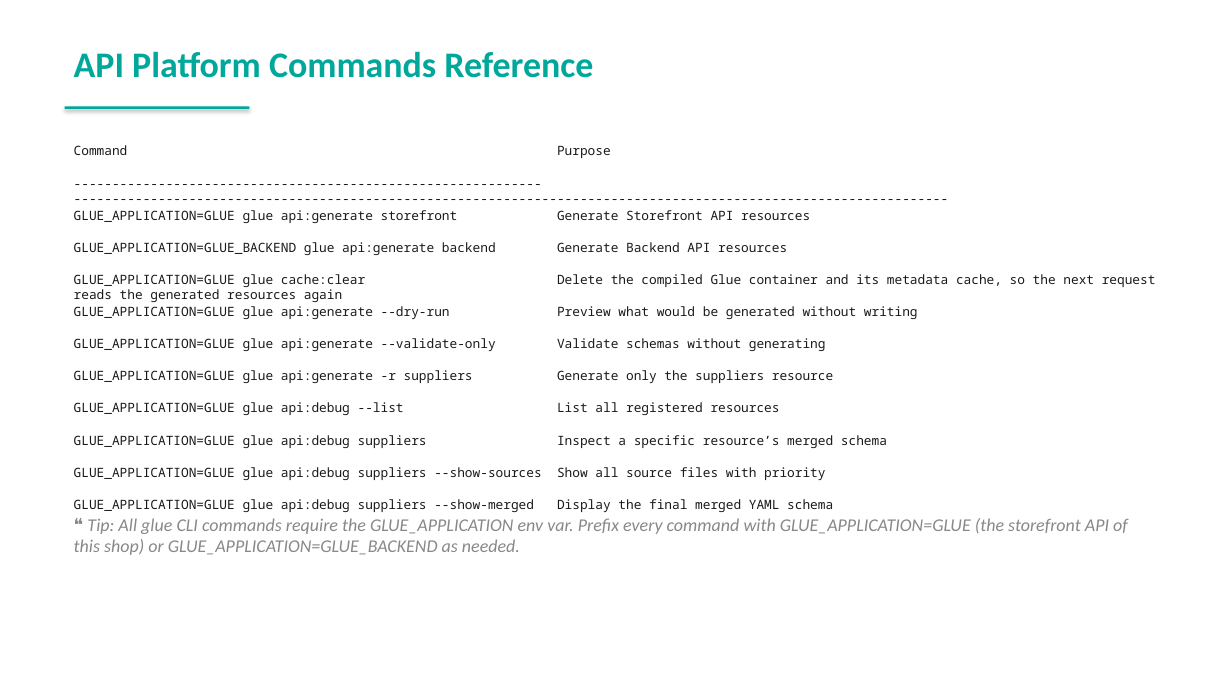
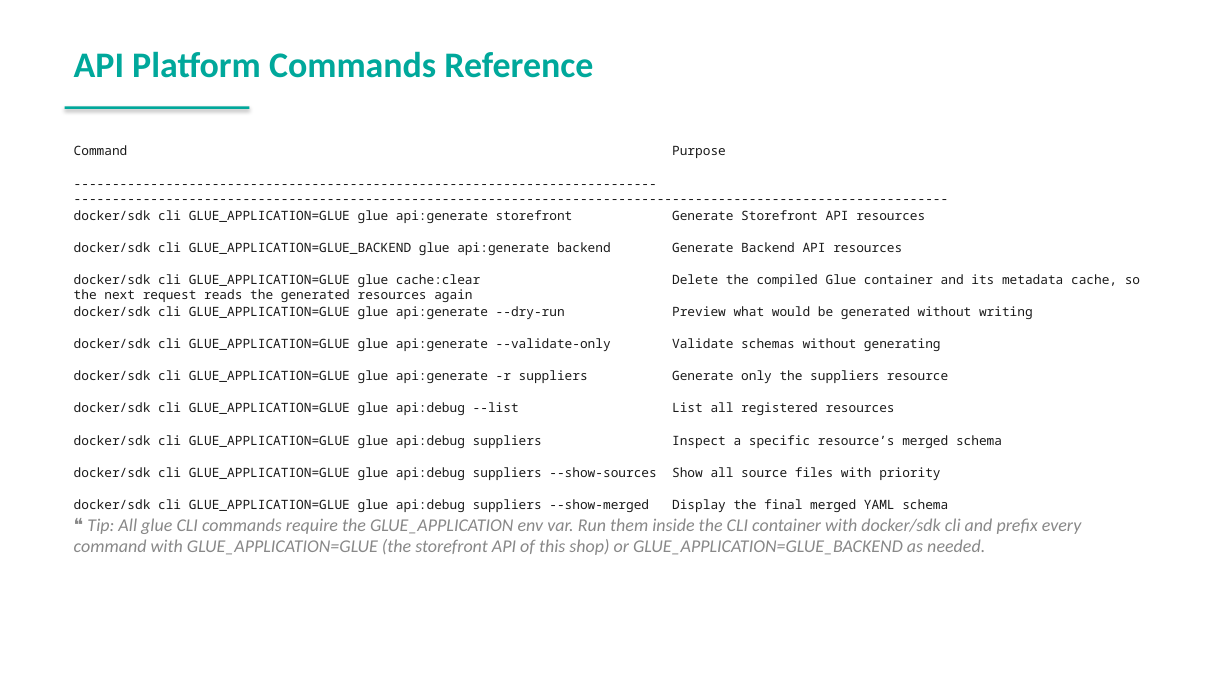
Before and after one commit to spryker-academy/instructor-exercises, a slide deck: slide 142 of guides-pptx/spryker-academy-professional.pptx. Drawn at 1232x693 pixels with LibreOffice and Linux fonts; fonts in the diff are those of the drawing. Boxes give left, top, right and bottom in pixels: in the first picture for what was removed or moved away, otherwise in the second. Text is boxed around its words. In the diff, an @@ line names an element or a change of style, - is before the commit and + after.

```diff
--- a/guides-pptx/spryker-academy-professional.pptx
+++ b/guides-pptx/spryker-academy-professional.pptx
@@ text at (74,210,1081,555): text changed @@
-------------------------------------------------------------- ------------------------------------------------------------------------------------------------------------------
-GLUE_APPLICATION=GLUE glue api:generate storefront Generate Storefront API resources
-GLUE_APPLICATION=GLUE_BACKEND glue api:generate backend Generate Backend API resources
-GLUE_APPLICATION=GLUE glue cache:clear Delete the compiled Glue container and its metadata cache, so the next request reads the generated resources again
-GLUE_APPLICATION=GLUE glue api:generate --dry-run Preview what would be generated without writing
-GLUE_APPLICATION=GLUE glue api:generate --validate-only Validate schemas without generating
-GLUE_APPLICATION=GLUE glue api:generate -r suppliers Generate only the suppliers resource
-GLUE_APPLICATION=GLUE glue api:debug --list List all registered resources
-GLUE_APPLICATION=GLUE glue api:debug suppliers Inspect a specific resource’s merged schema
-GLUE_APPLICATION=GLUE glue api:debug suppliers --show-sources Show all source files with priority
-GLUE_APPLICATION=GLUE glue api:debug suppliers --show-merged Display the final merged YAML schema
-❝ Tip: All glue CLI commands require the GLUE_APPLICATION env var. Prefix every command with GLUE_APPLICATION=GLUE (the storefront API of this shop) or GLUE_APPLICATION=GLUE_BACKEND as needed.
+---------------------------------------------------------------------------- ------------------------------------------------------------------------------------------------------------------
+docker/sdk cli GLUE_APPLICATION=GLUE glue api:generate storefront Generate Storefront API resources
+docker/sdk cli GLUE_APPLICATION=GLUE_BACKEND glue api:generate backend Generate Backend API resources
+docker/sdk cli GLUE_APPLICATION=GLUE glue cache:clear Delete the compiled Glue container and its metadata cache, so the next request reads the generated resources again
+docker/sdk cli GLUE_APPLICATION=GLUE glue api:generate --dry-run Preview what would be generated without writing
+docker/sdk cli GLUE_APPLICATION=GLUE glue api:generate --validate-only Validate schemas without generating
+docker/sdk cli GLUE_APPLICATION=GLUE glue api:generate -r suppliers Generate only the suppliers resource
+docker/sdk cli GLUE_APPLICATION=GLUE glue api:debug --list List all registered resources
+docker/sdk cli GLUE_APPLICATION=GLUE glue api:debug suppliers Inspect a specific resource’s merged schema
+docker/sdk cli GLUE_APPLICATION=GLUE glue api:debug suppliers --show-sources Show all source files with priority
+docker/sdk cli GLUE_APPLICATION=GLUE glue api:debug suppliers --show-merged Display the final merged YAML schema
+❝ Tip: All glue CLI commands require the GLUE_APPLICATION env var. Run them inside the CLI container with docker/sdk cli and prefix every command with GLUE_APPLICATION=GLUE (the storefront API of this shop) or GLUE_APPLICATION=GLUE_BACKEND as needed.
```
Also in this commit, not shown: 6 other files.
